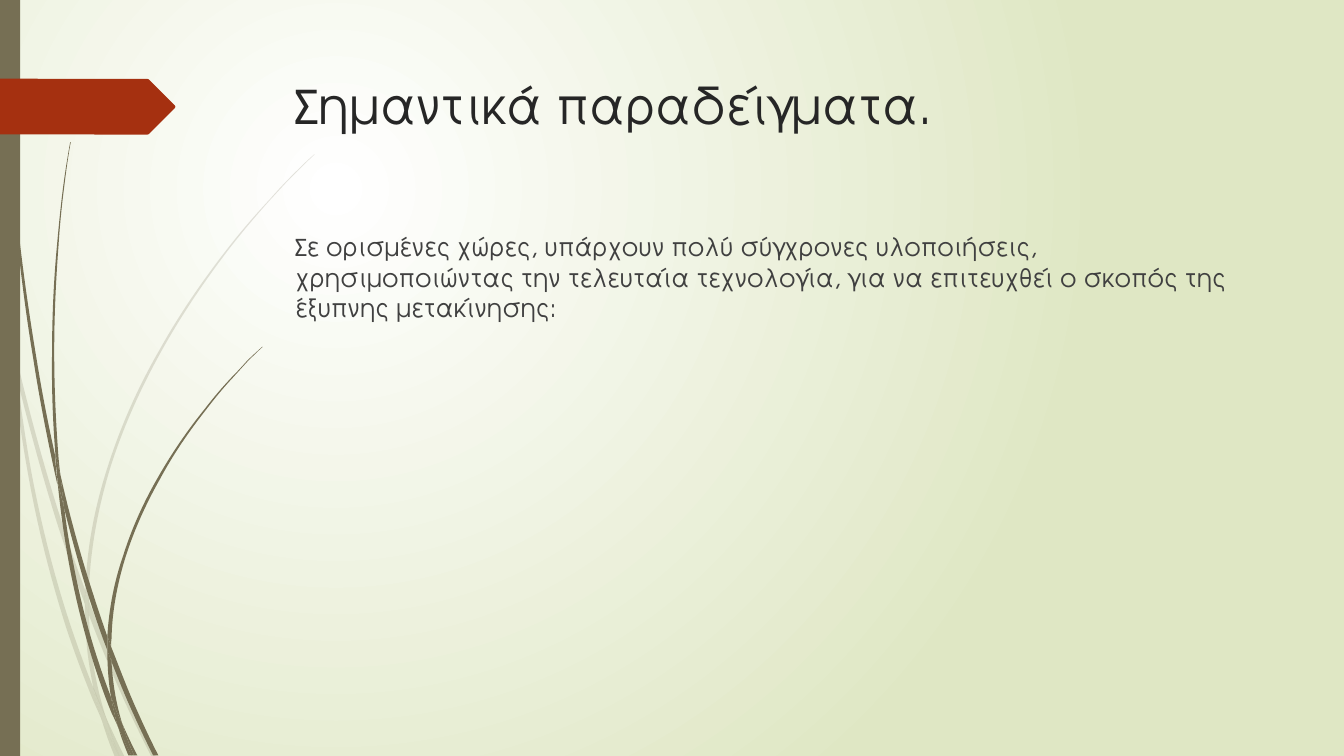
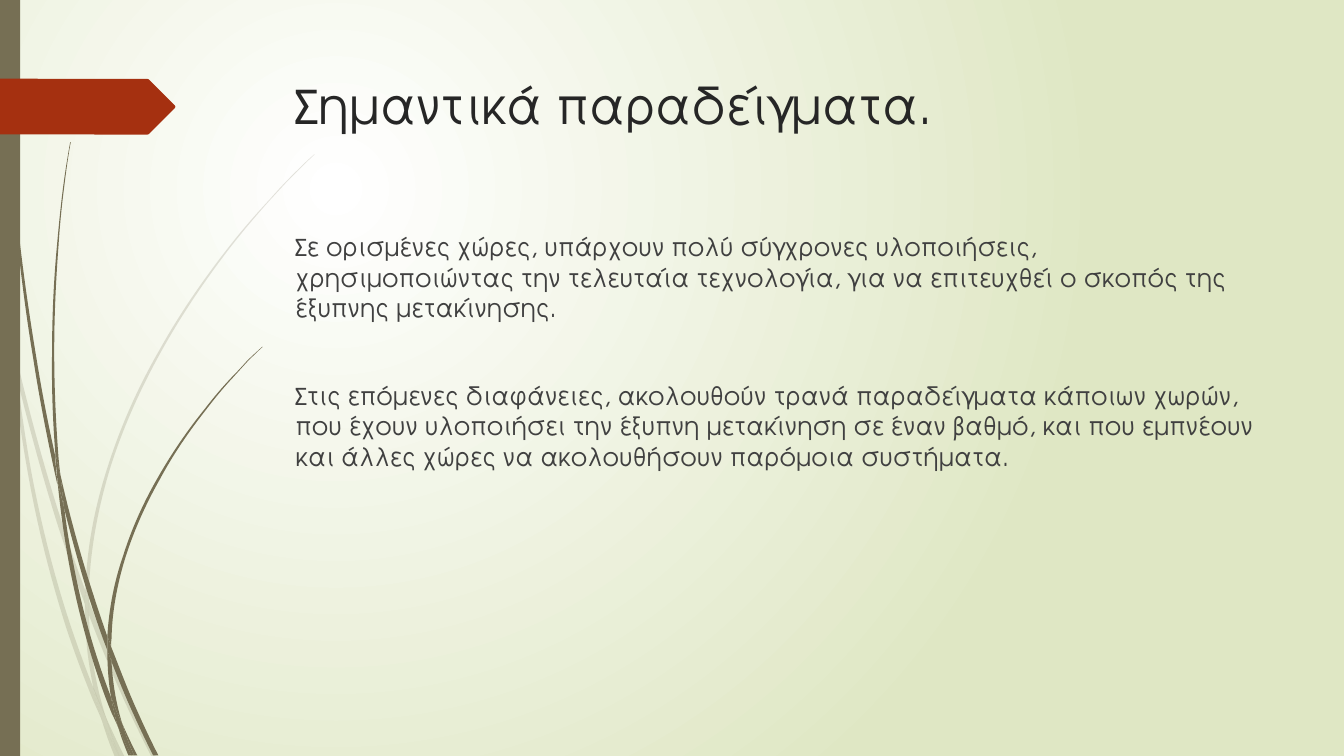
Before and after one commit to GeorgeMC2610/Contiki-Cooja-Simulations, a slide deck: slide 7 of final/p19204.pptx. Drawn at 1344x756 pixels with LibreOffice and Linux fonts; fonts in the diff are those of the drawing. Boxes give left, top, right and bottom in pixels: in the first picture for what was removed or moved away, otherwise in the second. Text is boxed around its words. In the diff, an @@ line names an element or a change of style, - is before the commit and + after.

```diff
--- a/final/p19204.pptx
+++ b/final/p19204.pptx
@@ text at [295,237,1253,471]: text changed @@
-Σε ορισμένες χώρες, υπάρχουν πολύ σύγχρονες υλοποιήσεις, χρησιμοποιώντας την τελευταία τεχνολογία, για να επιτευχθεί ο σκοπός της έξυπνης μετακίνησης:
+Σε ορισμένες χώρες, υπάρχουν πολύ σύγχρονες υλοποιήσεις, χρησιμοποιώντας την τελευταία τεχνολογία, για να επιτευχθεί ο σκοπός της έξυπνης μετακίνησης.
+Στις επόμενες διαφάνειες, ακολουθούν τρανά παραδείγματα κάποιων χωρών, που έχουν υλοποιήσει την έξυπνη μετακίνηση σε έναν βαθμό, και που εμπνέουν και άλλες χώρες να ακολουθήσουν παρόμοια συστήματα.
```
Also in this commit, not shown: 4 other slides changed.
